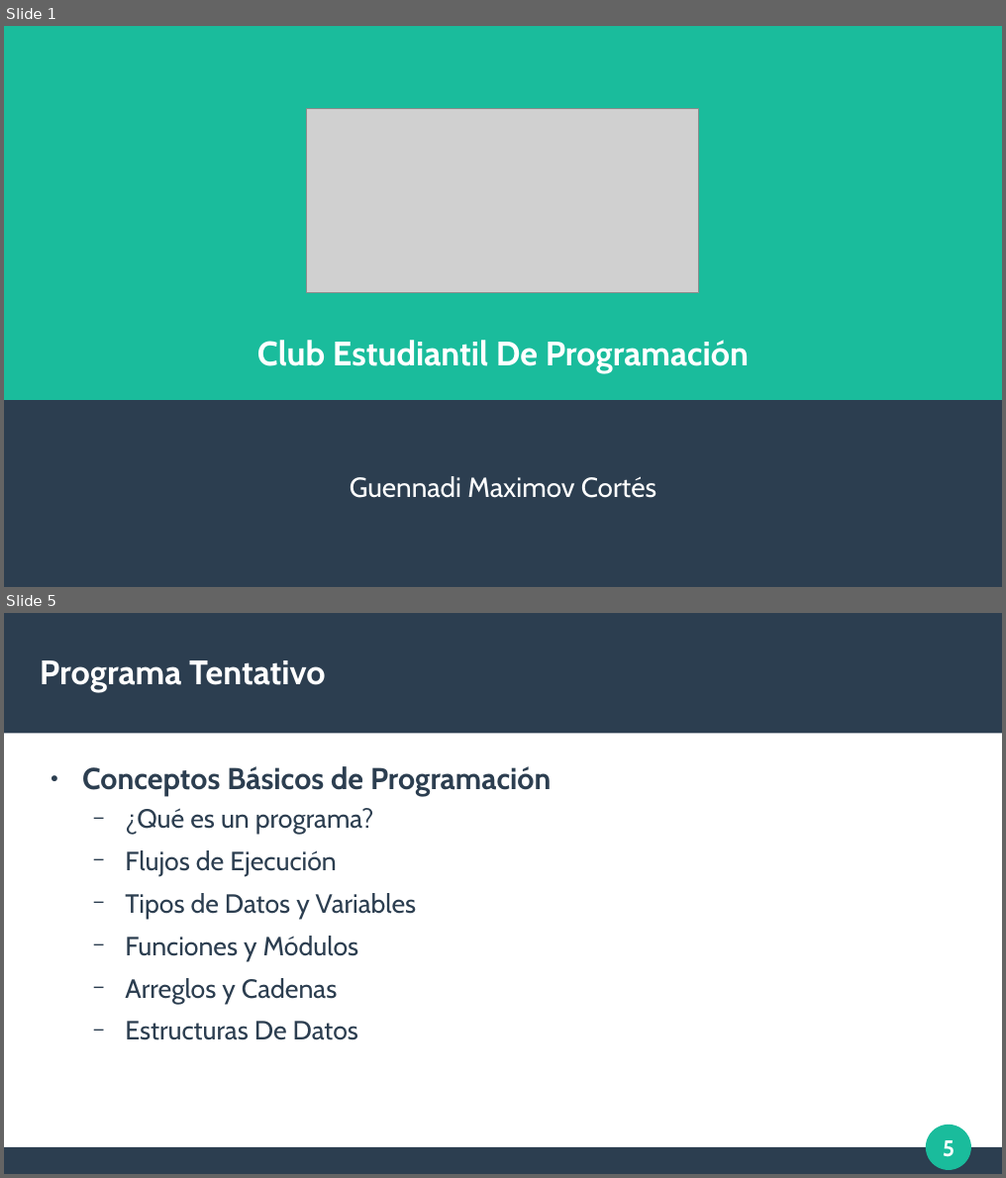
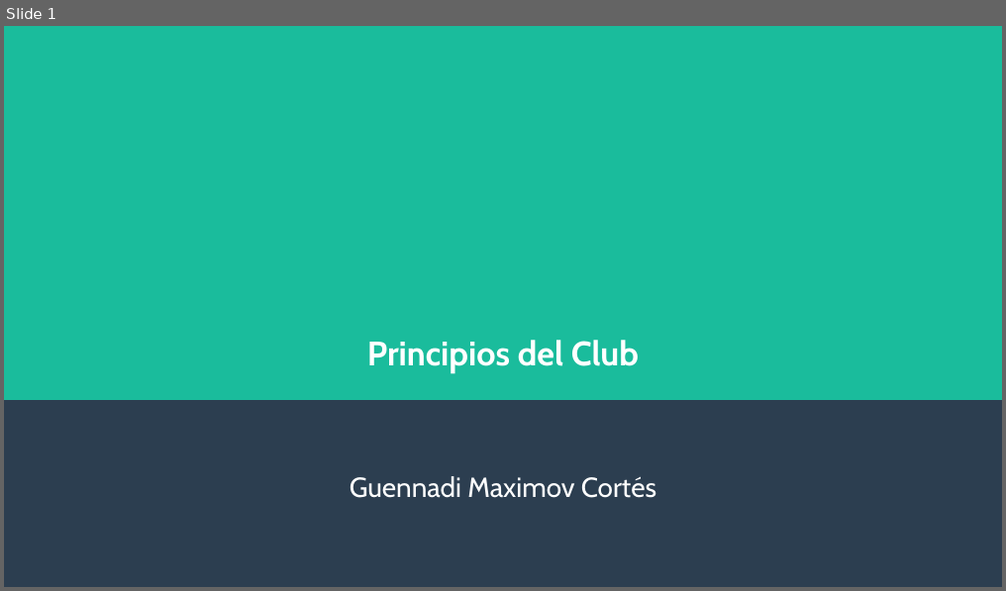
Before and after one commit to DrKJeff16/ClubProgra2023-1, a slide deck: 01_Introduccion/Sesion_1.odp. Shown one above the other, each under a label of ours: slides 1 and 5 before the commit, slide 1 after it; the slides between them are not shown. The pictures are 1006x1178 and 1006x591 pixels, drawn with LibreOffice and Linux fonts; fonts in the diff are those of the drawing; grey boxes stand for pictures. Boxes give left, top, right and bottom in pixels: in the first picture for what was removed or moved away, otherwise in the second. Text is boxed around its words. In the diff, an @@ line names an element or a change of style, - is before the commit and + after.

```diff
--- a/01_Introduccion/Sesion_1.odp
+++ b/01_Introduccion/Sesion_1.odp
@@ slide 5 removed at bbox=[4, 613, 1002, 1174], background #FFFFFF @@
@@ rectangle removed at bbox=[4, 613, 1002, 734] @@
@@ title removed at bbox=[40, 661, 325, 692] @@
-Programa Tentativo
@@ text removed at bbox=[82, 766, 550, 1041] @@
-● Conceptos Básicos de Programación
-  − ¿Qué es un programa?
-  − Flujos de Ejecución
-  − Tipos de Datos y Variables
-  − Funciones y Módulos
-  − Arreglos y Cadenas
-  − Estructuras De Datos
@@ ellipse removed at bbox=[927, 1126, 971, 1170] @@
@@ page number removed at bbox=[943, 1141, 954, 1157] @@
-5
@@ rectangle removed at bbox=[4, 1149, 1002, 1174] @@
@@ slide 1 changed as well @@
@@ picture removed at bbox=[307, 108, 699, 293] @@
@@ title at bbox=[367, 340, 639, 373]: text changed @@
-Club Estudiantil De Programación
+Principios del Club
```
Also in this commit, not shown: 2 slides added, 3 other slides removed, 2 other files.
